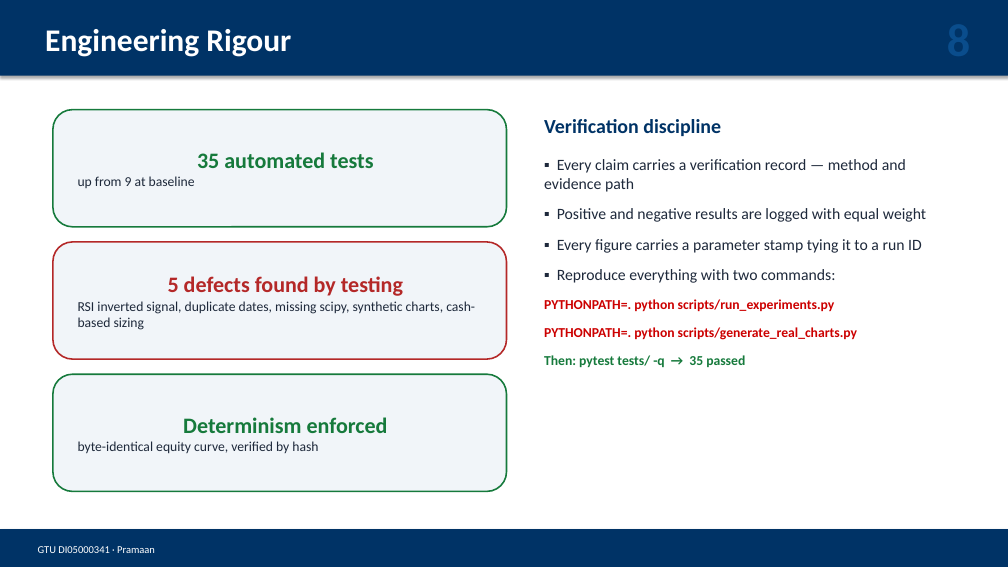
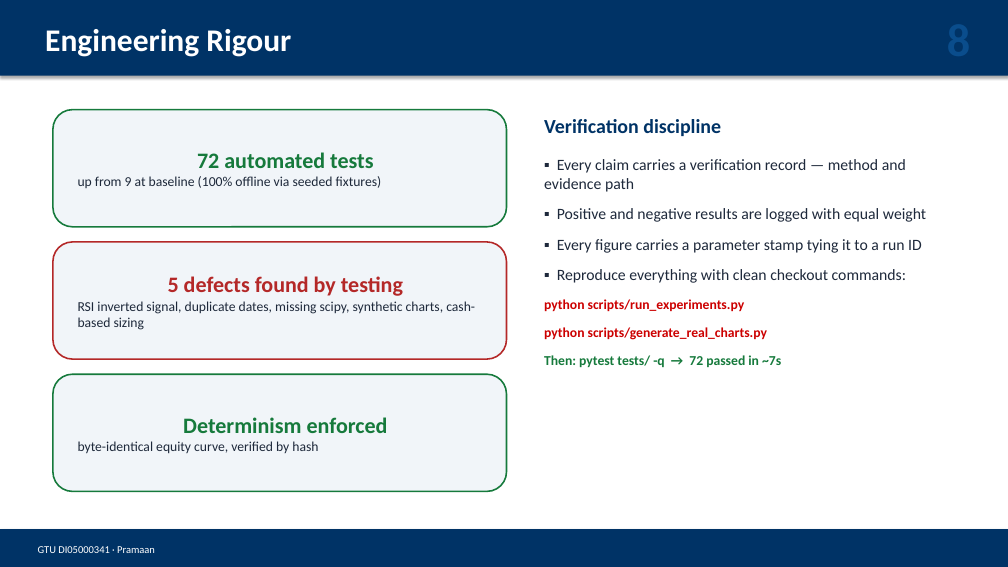
Before and after one commit to Aayushbankar/Quantlab, a slide deck: slide 8 of Pramaan_Presentation.pptx. Drawn at 1008x567 pixels with LibreOffice and Linux fonts; fonts in the diff are those of the drawing. Boxes give left, top, right and bottom in pixels: in the first picture for what was removed or moved away, otherwise in the second. Text is boxed around its words. In the diff, an @@ line names an element or a change of style, - is before the commit and + after.

```diff
--- a/Pramaan_Presentation.pptx
+++ b/Pramaan_Presentation.pptx
@@ text in rounded rectangle at <box>78,152,382,188</box>: text changed @@
-35 automated tests
-up from 9 at baseline
+72 automated tests
+up from 9 at baseline (100% offline via seeded fixtures)
@@ text at <box>544,269,906,367</box>: text changed @@
-▪ Reproduce everything with two commands:
-PYTHONPATH=. python scripts/run_experiments.py
-PYTHONPATH=. python scripts/generate_real_charts.py
-Then: pytest tests/ -q → 35 passed
+▪ Reproduce everything with clean checkout commands:
+python scripts/run_experiments.py
+python scripts/generate_real_charts.py
+Then: pytest tests/ -q → 72 passed in ~7s
```
Also in this commit, not shown: 2 other slides changed, 36 other files.
